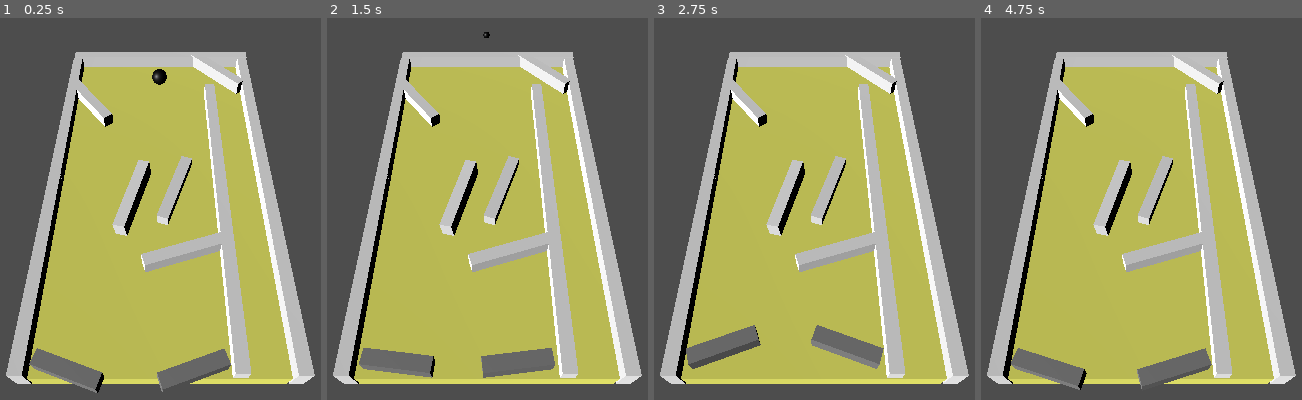
Above: before the commit, frames 1-4 (left to right).
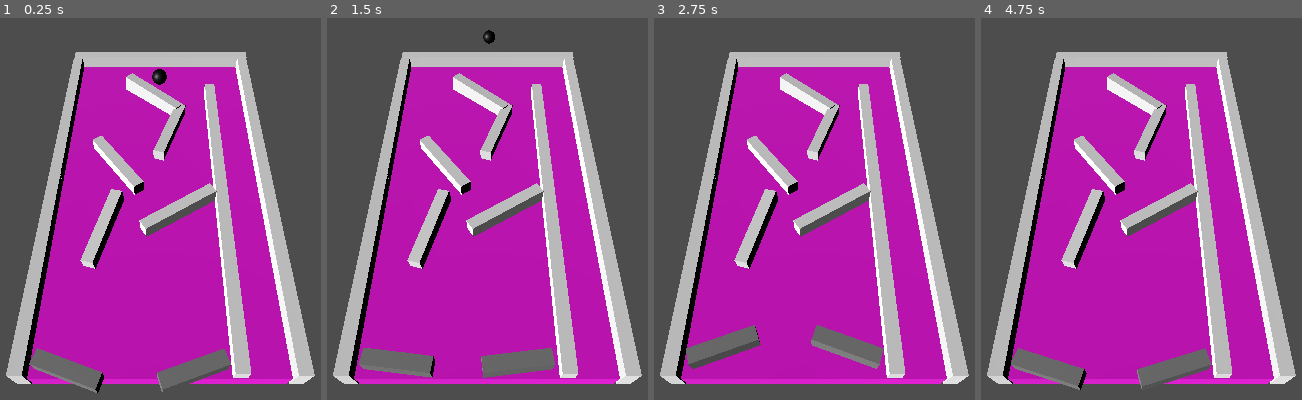
Above: after the commit, the same moments.

Repository: Earvizu17/pinball
Game: Godot game, scene res://scenes/pinballStarter.tscn
Two runs of this game, one before a commit and one after it. Both use one fixed random seed, a clock stepped at 60 frames per second and the inputs below.
Inputs:
- Up to frame 1 (0.25 s): no input
- Up to frame 2 (1.5 s): hold Space (jump) 0.53-1.28 s; tap Space (jump) at 1.35 s
- Up to frame 3 (2.75 s): tap Space (jump) at 1.52, 1.82 s; hold Space (jump) from 2.03 s (still down)
- Up to frame 4 (4.75 s): tap Enter at 2.75 s; release Space (jump) at 2.78 s; tap Space (jump) at 2.85, 3.02, 3.32, 4.35, 4.52 s; hold Space (jump) 3.53-4.28 s

The runs differ from the first frame. In frame 1, 48% of the frame differs, in the area x 8-92%, y 9-96%; in frame 2, 48%; in frame 3, 48%; in frame 4, 48%.

Commit message:
final commit

Diff:
--- a/pinball/scenes/pinballStarter.tscn
+++ b/pinball/scenes/pinballStarter.tscn
@@ -14,7 +14,7 @@
 [sub_resource type="BoxMesh" id="BoxMesh_t3ogf"]
 
 [sub_resource type="StandardMaterial3D" id="StandardMaterial3D_i3stp"]
-albedo_color = Color(1, 1, 0.443137, 1)
+albedo_color = Color(1, 0, 0.941176, 1)
 
 [sub_resource type="BoxShape3D" id="BoxShape3D_584sf"]
 size = Vector3(8.54785, 4.88086, 4.6228)
@@ -88,19 +88,19 @@
 transform = Transform3D(-4.37114e-08, 0, 1, 0, 1, 0, -1, 0, -4.37114e-08, 2.30921, 0.231373, 4.6112)
 
 [node name="smallObstacle1" parent="table objects" instance=ExtResource("3_ldsem")]
-transform = Transform3D(0.587136, -3.91989e-09, -0.809489, 2.44407e-09, 1, -3.0697e-09, 0.809489, -1.76115e-10, 0.587136, -3.10324, 0.231373, -4.36495)
+transform = Transform3D(0.587136, -3.91989e-09, -0.809489, 8.9407e-08, 1, 0, 0.809489, 0, 0.587136, -1.66719, 0.212, -0.605285)
 
 [node name="smallObstacle2" parent="table objects" instance=ExtResource("3_ldsem")]
-transform = Transform3D(0.670388, -3.91623e-09, -0.742011, 0, 1, 0, 0.742011, 0, 0.670388, 2.75471, 0.28746, -6.52097)
+transform = Transform3D(0.750901, 0.0674082, -0.656966, -0.0481229, 0.997718, 0.0473675, 0.65866, -0.00395313, 0.752431, -0.303661, 0.311105, -4.76467)
 
 [node name="smallObstacle3" parent="table objects" instance=ExtResource("3_ldsem")]
-transform = Transform3D(0.323802, 2.11293e-09, 0.946125, 2.98023e-08, 1, 0, -0.946125, 0, 0.323802, 0.591322, 0.147878, 0.640047)
+transform = Transform3D(0.323802, 2.11293e-09, 0.946125, 8.9407e-08, 1, 0, -0.946125, 0, 0.323802, 0.454342, 0.18212, -2.52458)
 
 [node name="smallObstacle4" parent="table objects" instance=ExtResource("3_ldsem")]
-transform = Transform3D(0.267195, -0.0996886, 0.958472, 0.0295562, 0.995015, 0.0952499, -0.963189, 0.00287834, 0.268809, -0.96258, 0.359425, 1.0788)
+transform = Transform3D(0.267195, -0.0996886, 0.958472, 0.0295562, 0.995015, 0.0952499, -0.963189, 0.00287834, 0.268809, -1.945, 0.183185, 2.37633)
 
 [node name="smallObstacle5" parent="table objects" instance=ExtResource("3_ldsem")]
-transform = Transform3D(0.953001, -1.39917e-09, 0.302969, 2.44407e-09, 1, -3.0697e-09, -0.302969, 3.6659e-09, 0.953001, 0.910492, 0.231373, 3.35843)
+transform = Transform3D(0.846012, -0.0311192, 0.532256, 0.0196234, 0.999437, 0.0272422, -0.532803, -0.0126027, 0.846147, 0.710848, 0.252986, 1.64021)
 
 [node name="bucket" type="Area3D" parent="table objects"]
 transform = Transform3D(1, 0, 0, 0, 1, 0, 0, 0, 1, 0, 2.88882, 7.88867)
--- a/pinball/scripts/Paddle.gd
+++ b/pinball/scripts/Paddle.gd
@@ -1,22 +1,19 @@
 extends RigidBody3D
 
-@export var rotatePower : float
-@export var hJoint : HingeJoint3D
+@export var rotatePower: float
+@export var hJoint: HingeJoint3D
 
 func _process(_delta):
+	if Input.is_action_pressed("paddle"):
+		rotate_paddle(true)
+	else:
+		rotate_paddle(false)
+
+func rotate_paddle(is_pressed: bool):
+	var direction = rotatePower if is_pressed else -rotatePower
 	if self.name == "PinPaddleL":
-		if Input.is_action_pressed("paddle"):
-			hJoint.set_param(HingeJoint3D.PARAM_MOTOR_TARGET_VELOCITY, rotatePower)
-			hJoint.set_param(HingeJoint3D.PARAM_MOTOR_MAX_IMPULSE, rotatePower)
-		else:
-			hJoint.set_param(HingeJoint3D.PARAM_MOTOR_TARGET_VELOCITY, -rotatePower)
-			hJoint.set_param(HingeJoint3D.PARAM_MOTOR_MAX_IMPULSE, rotatePower)
+		hJoint.set_param(HingeJoint3D.PARAM_MOTOR_TARGET_VELOCITY, direction)
+	else:
+		hJoint.set_param(HingeJoint3D.PARAM_MOTOR_TARGET_VELOCITY, -direction)
 
-	else:
-		if Input.is_action_pressed("paddle"):
-			hJoint.set_param(HingeJoint3D.PARAM_MOTOR_TARGET_VELOCITY, -rotatePower)
-			hJoint.set_param(HingeJoint3D.PARAM_MOTOR_MAX_IMPULSE, rotatePower)
-		else:
-			hJoint.set_param(HingeJoint3D.PARAM_MOTOR_TARGET_VELOCITY, rotatePower)
-			hJoint.set_param(HingeJoint3D.PARAM_MOTOR_MAX_IMPULSE, rotatePower)
-	pass
+	hJoint.set_param(HingeJoint3D.PARAM_MOTOR_MAX_IMPULSE, rotatePower)
--- a/pinball/scripts/game_controller.gd
+++ b/pinball/scripts/game_controller.gd
@@ -5,5 +5,5 @@
 # Called every frame. 'delta' is the elapsed time since the previous frame.
 func _process(delta: float) -> void:
 	if Input.is_action_pressed("jump"):
-		$ball.apply_force(Vector3(0, 0, -200))
+		$ball.apply_force(Vector3(0, 0, -100))
 	pass
